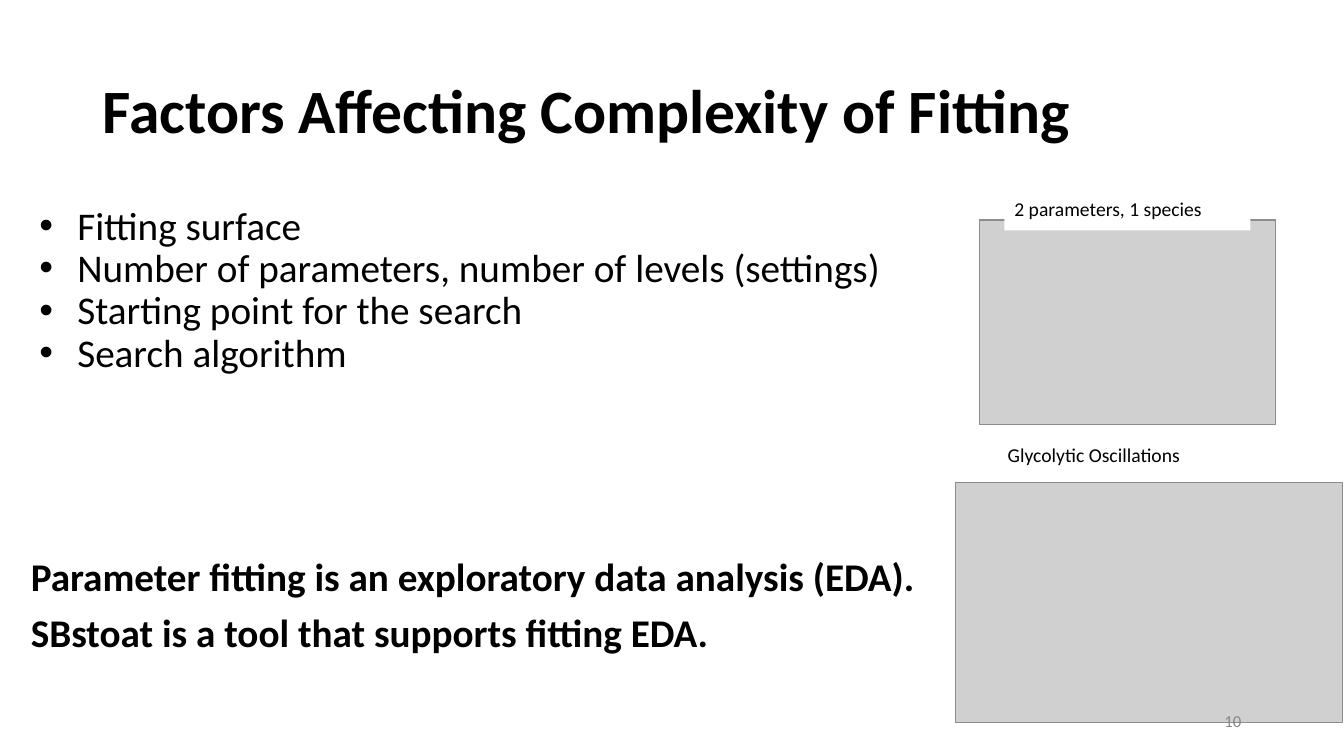
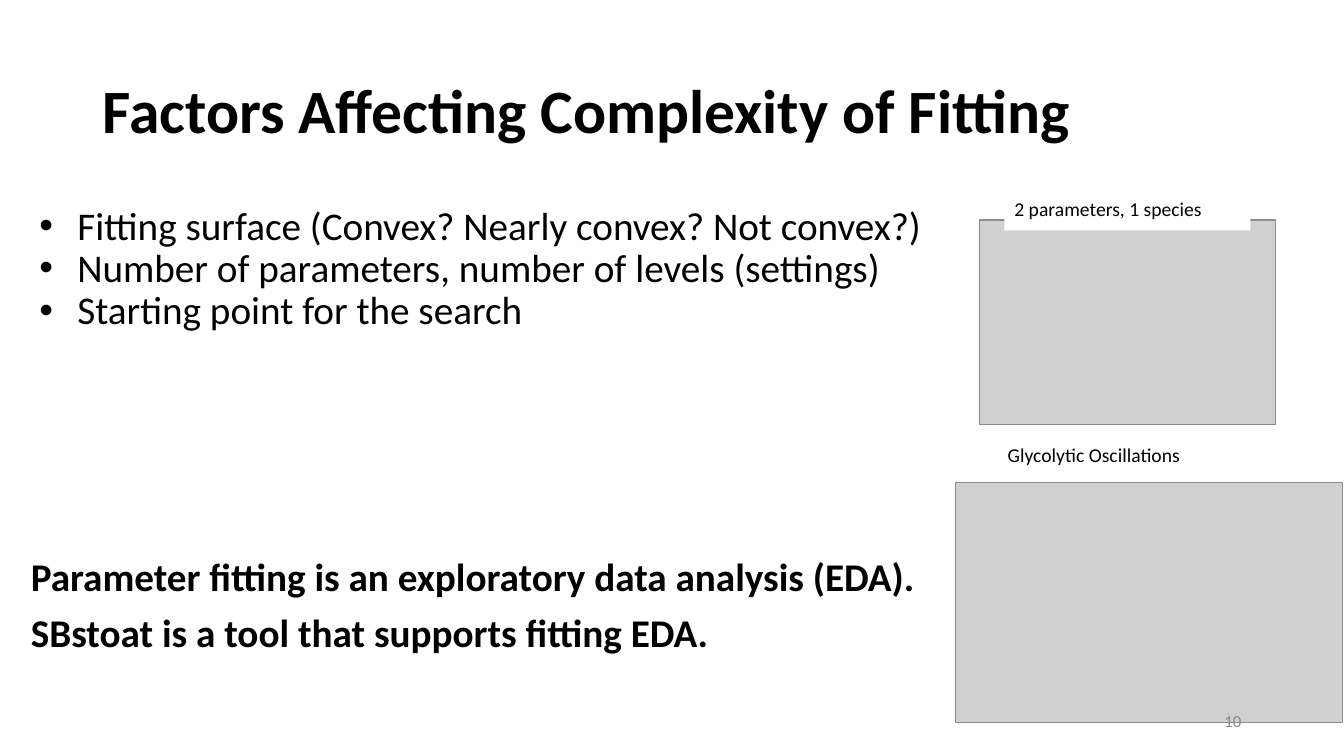
Before and after one commit to joseph-hellerstein/network-modeling-summer-school, a slide deck: slide 10 of 2022/Parameter-Estimation/Parameter-Fitting-Part-1a-Overview.pptx. Drawn at 1344x756 pixels with LibreOffice and Linux fonts; fonts in the diff are those of the drawing; grey boxes stand for pictures. Boxes give left, top, right and bottom in pixels: in the first picture for what was removed or moved away, otherwise in the second. Text is boxed around its words. In the diff, an @@ line names an element or a change of style, - is before the commit and + after.

```diff
--- a/2022/Parameter-Estimation/Parameter-Fitting-Part-1a-Overview.pptx
+++ b/2022/Parameter-Estimation/Parameter-Fitting-Part-1a-Overview.pptx
@@ text at (x1=77, y1=211, x2=921, y2=247): text changed @@
-• Fitting surface
+• Fitting surface (Convex? Nearly convex? Not convex?)
@@ text at (x1=77, y1=339, x2=347, y2=374): paragraph removed @@
-• Search algorithm
```
Also in this commit, not shown: 1 other slide changed, 1 other file.
